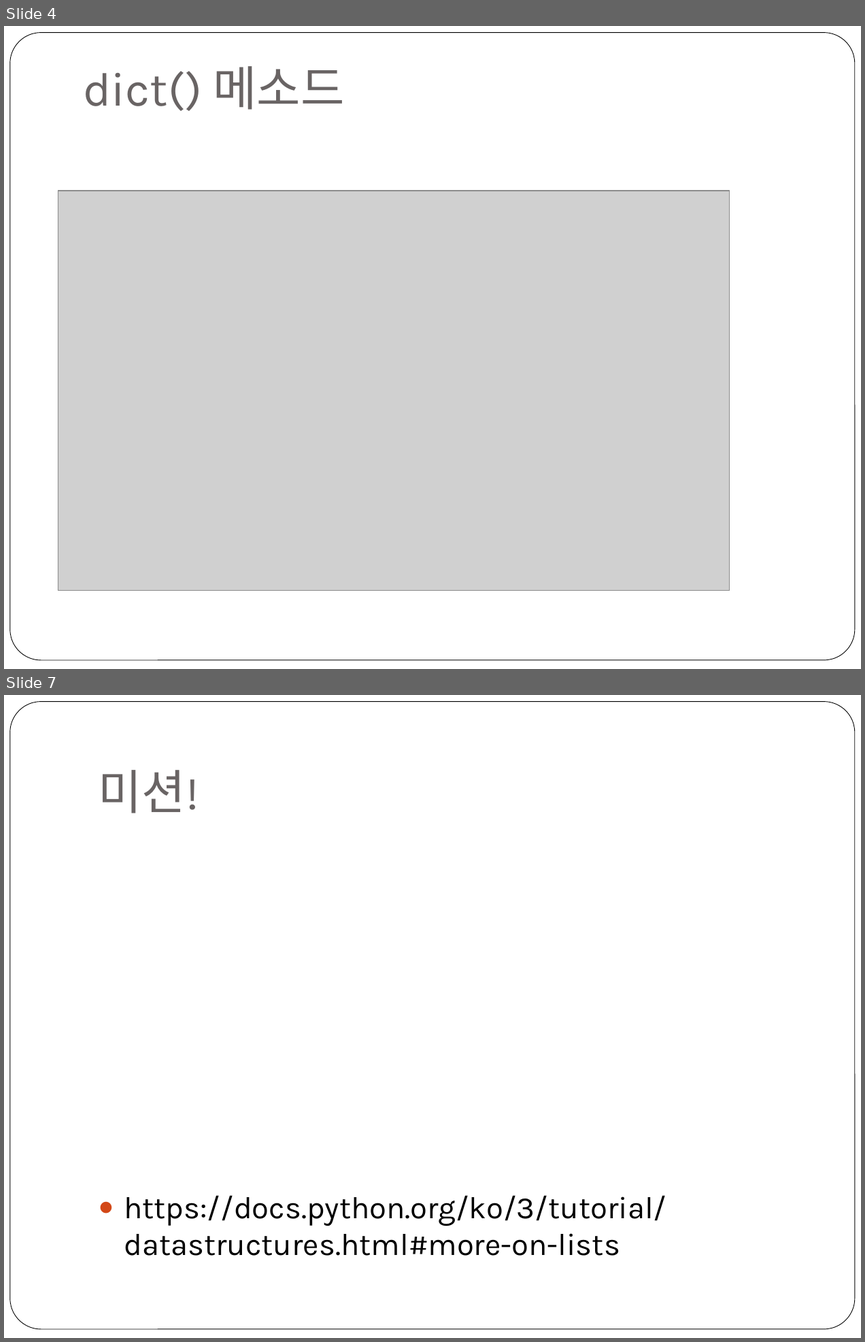
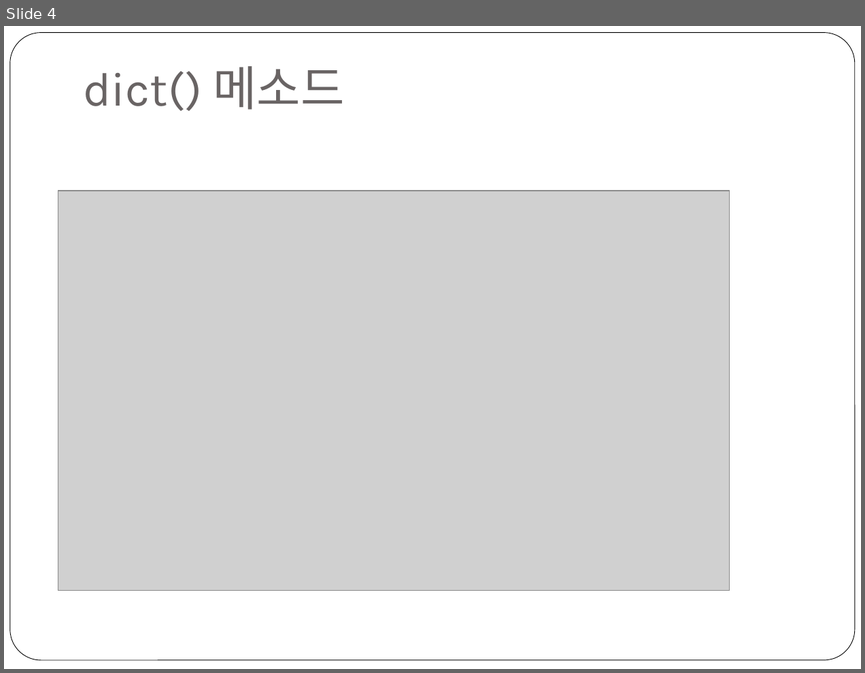
Before and after one commit to freshmea/weizman_python_class, a slide deck: textbook/파이썬2-3교시.pptx. Shown one above the other, each under a label of ours: slides 4 and 7 before the commit, slide 4 after it; the slides between them are not shown. The pictures are 865x1342 and 865x673 pixels, drawn with LibreOffice and Linux fonts; fonts in the diff are those of the drawing; grey boxes stand for pictures. Boxes give left, top, right and bottom in pixels: in the first picture for what was removed or moved away, otherwise in the second. Text is boxed around its words. In the diff, an @@ line names an element or a change of style, - is before the commit and + after.

```diff
--- a/textbook/파이썬2-3교시.pptx
+++ b/textbook/파이썬2-3교시.pptx
@@ slide 7 removed at box(4, 695, 861, 1338), background #FFFFFF; not listed: 1 template element that a slide beside it also shows @@
@@ title removed at box(98, 770, 198, 813) @@
-미션!
@@ text removed at box(124, 1195, 666, 1255) @@
-● https://docs.python.org/ko/3/tutorial/datastructures.html#more-on-lists
```
Also in this commit, not shown: 5 slides added, 2 other slides removed, 1 other file.
